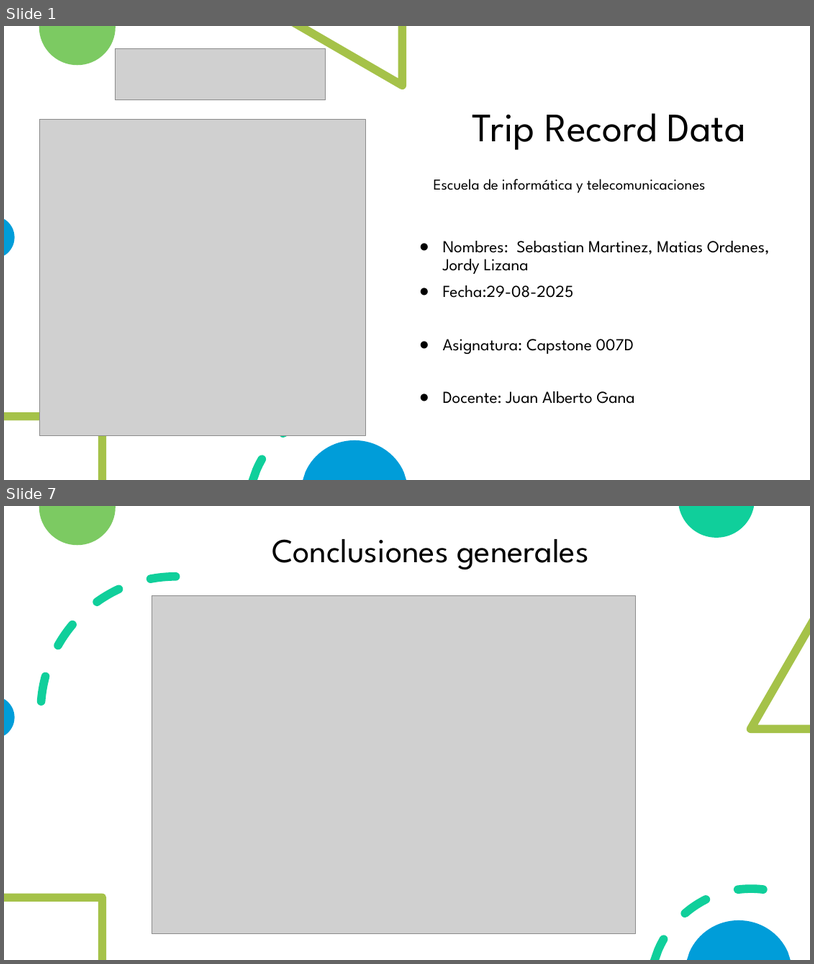
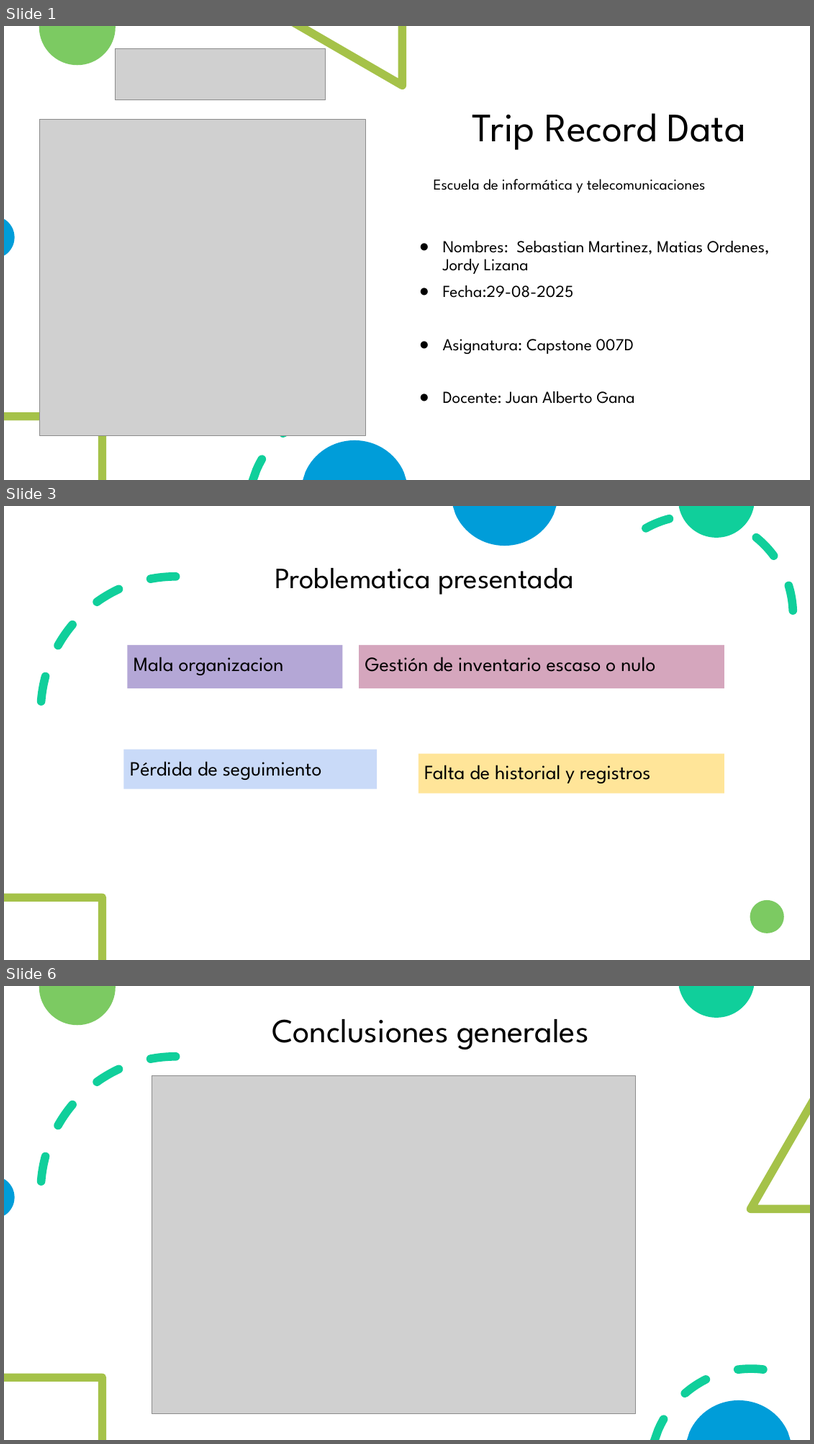
Before and after one commit to MatiaRs/Repleno, a slide deck: Fase 1/Evidencia Grupal/Presentacion_1.pptx. Shown one above the other, each under a label of ours: slides 1 and 7 before the commit, slides 1, 3 and 6 after it; the slides between them are not shown. The pictures are 814x964 and 814x1444 pixels, drawn with LibreOffice and Linux fonts; fonts in the diff are those of the drawing; grey boxes stand for pictures. Boxes give left, top, right and bottom in pixels: in the first picture for what was removed or moved away, otherwise in the second. Text is boxed around its words. In the diff, an @@ line names an element or a change of style, - is before the commit and + after.

```diff
--- a/Fase 1/Evidencia Grupal/Presentacion_1.pptx
+++ b/Fase 1/Evidencia Grupal/Presentacion_1.pptx
@@ slide 3 added at bbox=[4, 506, 810, 960], background #FFFFFF; not listed: 2 template elements that a slide beside it also shows @@
@@ freeform shape added at bbox=[453, 506, 557, 546], fill #009DD9 @@
@@ arc (boxed as its full ellipse) added at bbox=[597, 515, 794, 713], outline #10CF9B 10 pt dashed @@
@@ title added at bbox=[275, 568, 574, 595], 35 pt, text #000000 @@
+Problematica presentada
@@ rectangle added at bbox=[127, 645, 343, 689], fill #B4A7D6, 24 pt, text #000000 @@
+Mala organizacion
@@ rectangle added at bbox=[359, 645, 725, 689], fill #D5A6BD, 24 pt, text #000000 @@
+Gestión de inventario escaso o nulo
@@ rectangle added at bbox=[124, 749, 377, 789], fill #C9DAF8, 24 pt, text #000000 @@
+Pérdida de seguimiento
@@ rectangle added at bbox=[419, 754, 725, 793], fill #FFE599, 24 pt, text #000000 @@
+Falta de historial y registros
@@ freeform shape added at bbox=[4, 893, 106, 960], fill #A5C249 @@
@@ ellipse added at bbox=[751, 900, 784, 933], fill #7CCA62 @@
@@ what was slide 7 is now slide 6 @@
```
Also in this commit, not shown: 3 other slides added, 5 slides removed.
